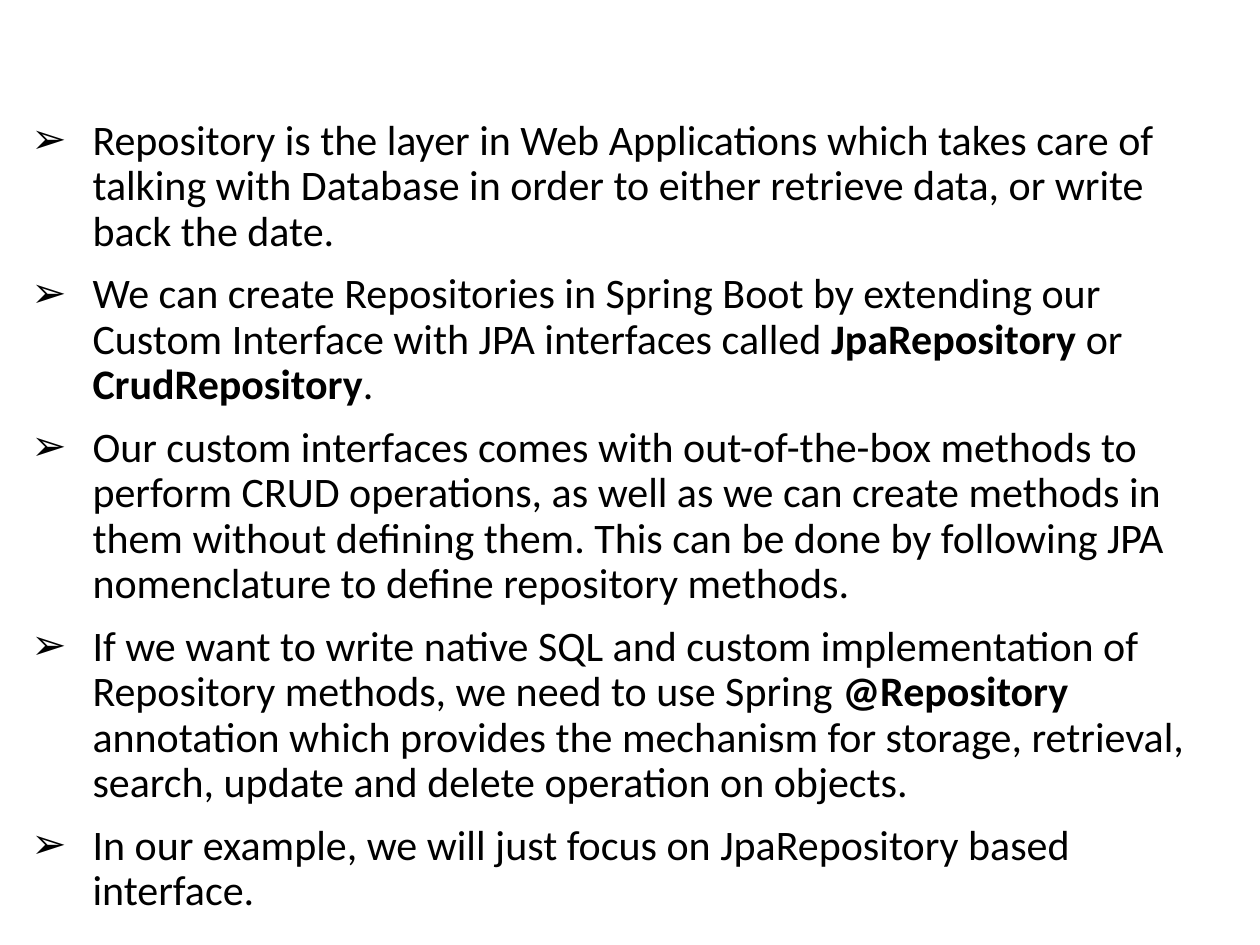
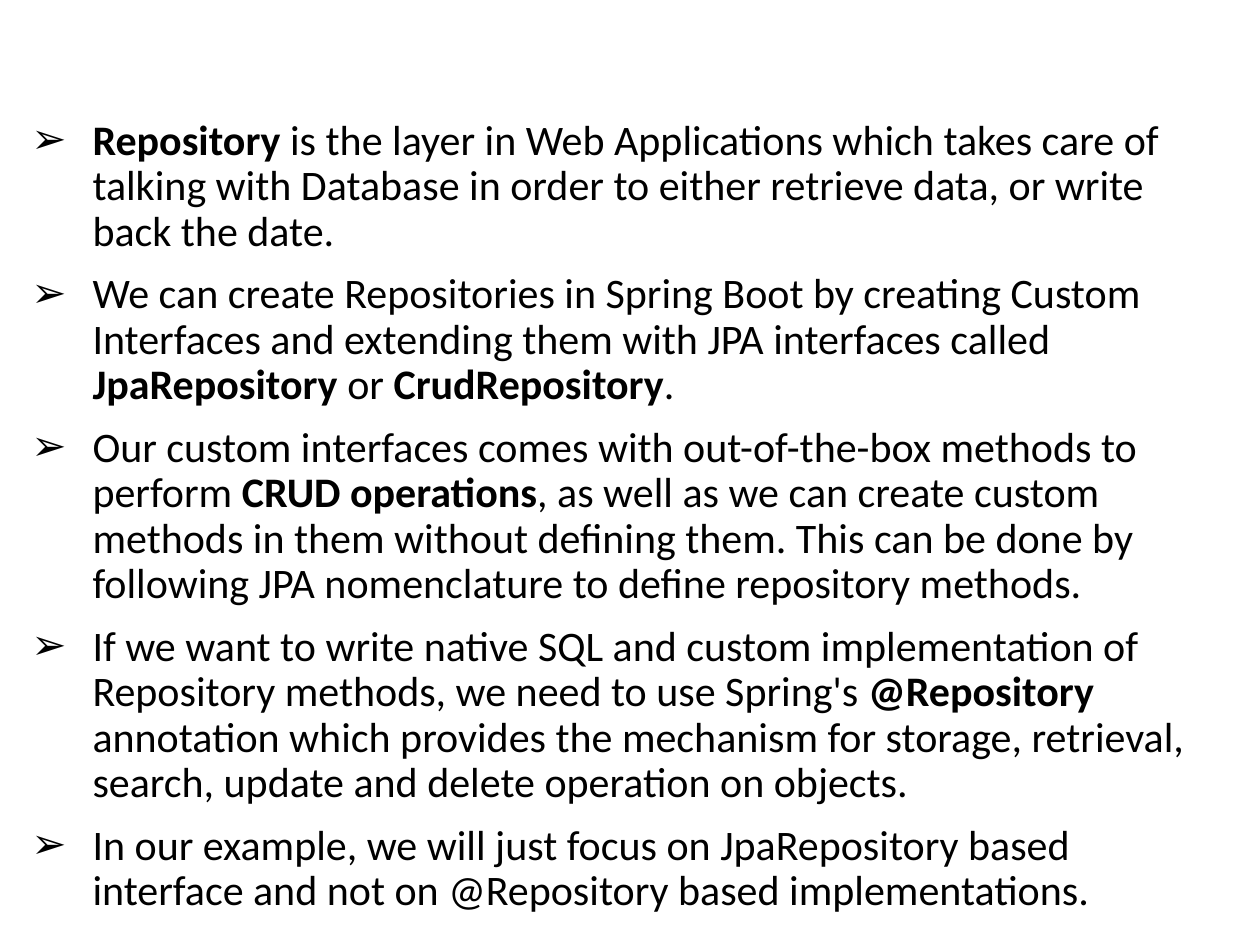
Before and after one commit to vishalrangras/spring-boot-sample, a slide deck: slide 63 of Developing with Spring Boot.pptx (slide 56 before the commit). Drawn at 1260x945 pixels with LibreOffice and Linux fonts; fonts in the diff are those of the drawing; background and template pictures are left out. Boxes give left, top, right and bottom in pixels: in the first picture for what was removed or moved away, otherwise in the second. Text is boxed around its words. In the diff, an @@ line names an element or a change of style, - is before the commit and + after.

```diff
--- a/Developing with Spring Boot.pptx
+++ b/Developing with Spring Boot.pptx
@@ text at (x1=93, y1=125, x2=1159, y2=247): bold on in "Repository" @@
@@ text at (x1=93, y1=278, x2=1184, y2=912): text changed @@
-➢ We can create Repositories in Spring Boot by extending our Custom Interface with JPA interfaces called JpaRepository or CrudRepository.
-➢ Our custom interfaces comes with out-of-the-box methods to perform CRUD operations, as well as we can create methods in them without defining them. This can be done by following JPA nomenclature to define repository methods.
-➢ If we want to write native SQL and custom implementation of Repository methods, we need to use Spring @Repository annotation which provides the mechanism for storage, retrieval, search, update and delete operation on objects.
-➢ In our example, we will just focus on JpaRepository based interface.
+➢ We can create Repositories in Spring Boot by creating Custom Interfaces and extending them with JPA interfaces called JpaRepository or CrudRepository.
+➢ Our custom interfaces comes with out-of-the-box methods to perform CRUD operations, as well as we can create custom methods in them without defining them. This can be done by following JPA nomenclature to define repository methods.
+➢ If we want to write native SQL and custom implementation of Repository methods, we need to use Spring's @Repository annotation which provides the mechanism for storage, retrieval, search, update and delete operation on objects.
+➢ In our example, we will just focus on JpaRepository based interface and not on @Repository based implementations.
```
Also in this commit, not shown: 21 other slides changed, 19 slides added.
